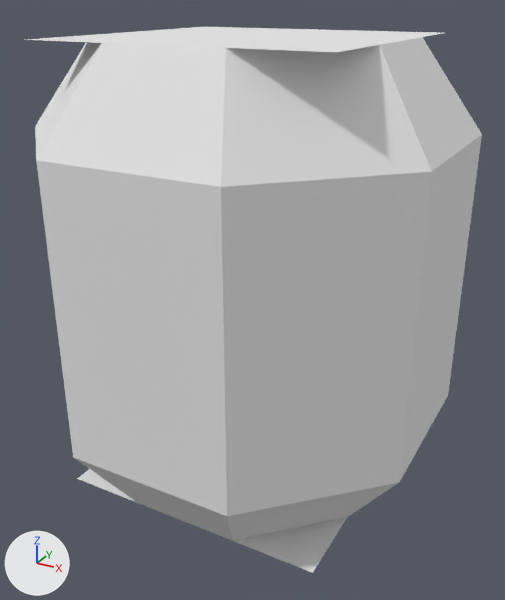
A saved change to the OBJ model 3.0/fs_2/assets/almura/models/block/container/seed_barrel.obj.
Rendered twice from a 50 mm camera at (1.227, -1.82, 1.08) aimed at (0.515, -0.526, 0.432). Every picture has the same lights, and +X, +Y and +Z are marked at lower left. The first picture is the older version. Where no turn or scale is listed for an object, it has been applied to the vertices.

Names of what the first picture shows: 'seed_barrel'.
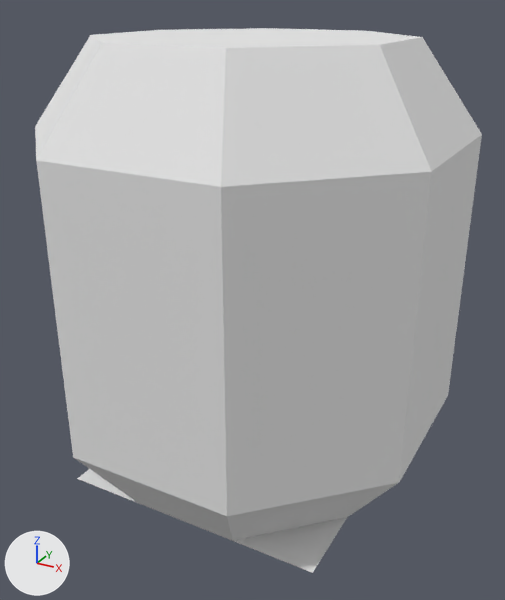
What differs and where, as boxes (x1, y1, x2, y2) in the pictures (505 x 600 px):
'seed_barrel', reshaped: before (26, 27, 482, 573); after (35, 28, 482, 573)
part 1 of me_seed_barrel, added: after (92, 28, 420, 48)

What the commit changed:
me_seed_barrel is used by ob_seed_barrel; location (0.0, 0.0, 0.0).
Verts and faces of me_seed_barrel; kept vertices keep their numbers, new ones are numbered from 40.
Before the commit, vertices of me_seed_barrel: 32 (0.812, -0.375, 1.0) at pixel (422, 37), 33 (0.812, -0.625, 1.0) at pixel (379, 44), 34 (0.625, -0.812, 1.0) at pixel (225, 48), 35 (0.375, -0.812, 1.0) at pixel (102, 43), 36 (0.187, -0.625, 1.0) at pixel (90, 35).
Before the commit, vertices of me_seed_barrel: 37 (0.187, -0.375, 1.0) at pixel (161, 29), 38 (0.375, -0.187, 1.0) at pixel (268, 28), 39 (0.625, -0.187, 1.0) at pixel (365, 30).
me_seed_barrel had 40 vertices, 26 faces and spanned x 0.062..0.938, y -0.938..-0.062, z 0.0..1.0.
me_seed_barrel now has 36 vertices, 28 faces and spans x 0.062..0.938, y -0.938..-0.062, z 0.0..1.0.
Part 1, on me_seed_barrel:
New faces: (34, 39, 38, 35), (32, 39, 34, 33), (35, 38, 37, 36).
Other edits to the shape of me_seed_barrel do not show in these pictures.
